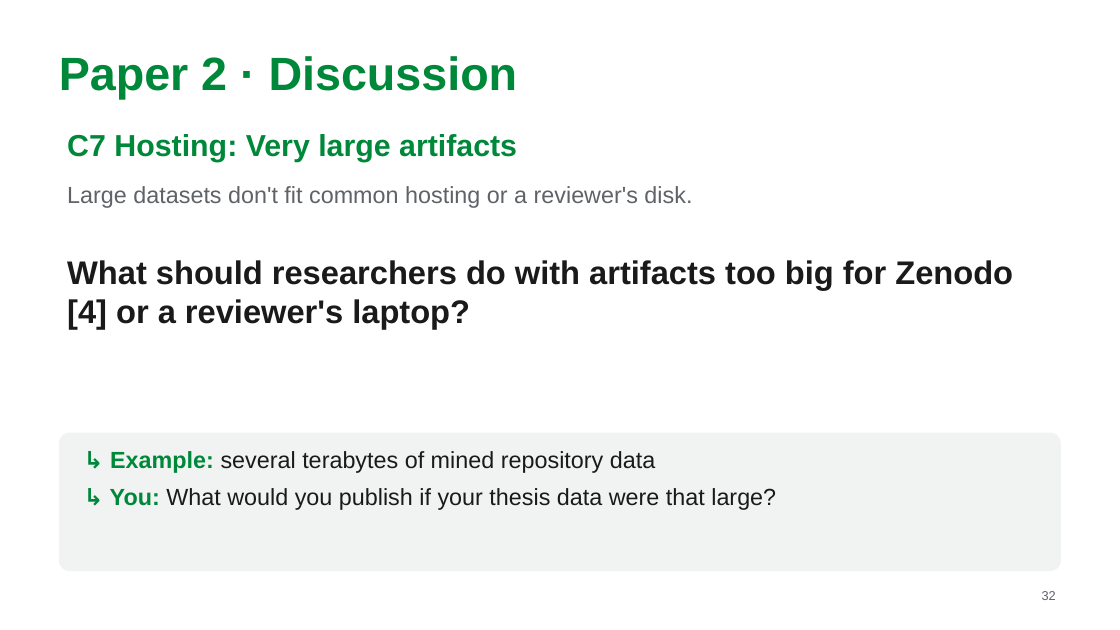
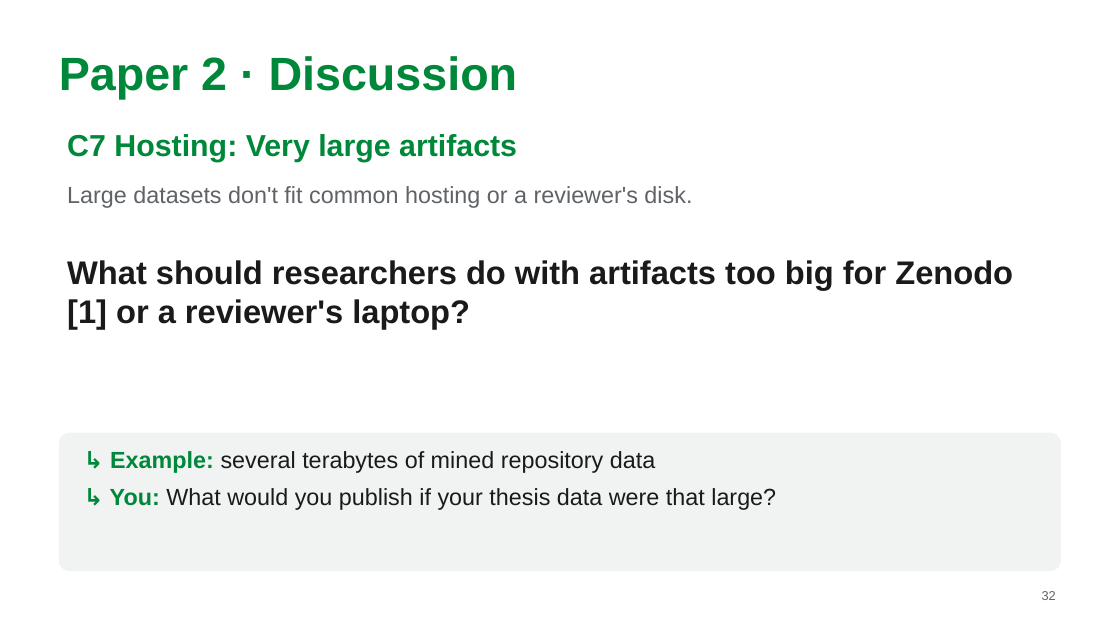
Before and after one commit to MarkAndreDuesing/Reprod_Docs_And_Notes, a slide deck: slide 32 of Vorl_2/slides/lecture2-team-v5-cited.pptx. Drawn at 1120x630 pixels with LibreOffice and Linux fonts; fonts in the diff are those of the drawing. Boxes give left, top, right and bottom in pixels: in the first picture for what was removed or moved away, otherwise in the second. Text is boxed around its words. In the diff, an @@ line names an element or a change of style, - is before the commit and + after.

```diff
--- a/Vorl_2/slides/lecture2-team-v5-cited.pptx
+++ b/Vorl_2/slides/lecture2-team-v5-cited.pptx
@@ text at box(67, 260, 1013, 329): text changed @@
-What should researchers do with artifacts too big for Zenodo [4] or a reviewer's laptop?
+What should researchers do with artifacts too big for Zenodo [1] or a reviewer's laptop?
```
Also in this commit, not shown: 2 other slides changed.
